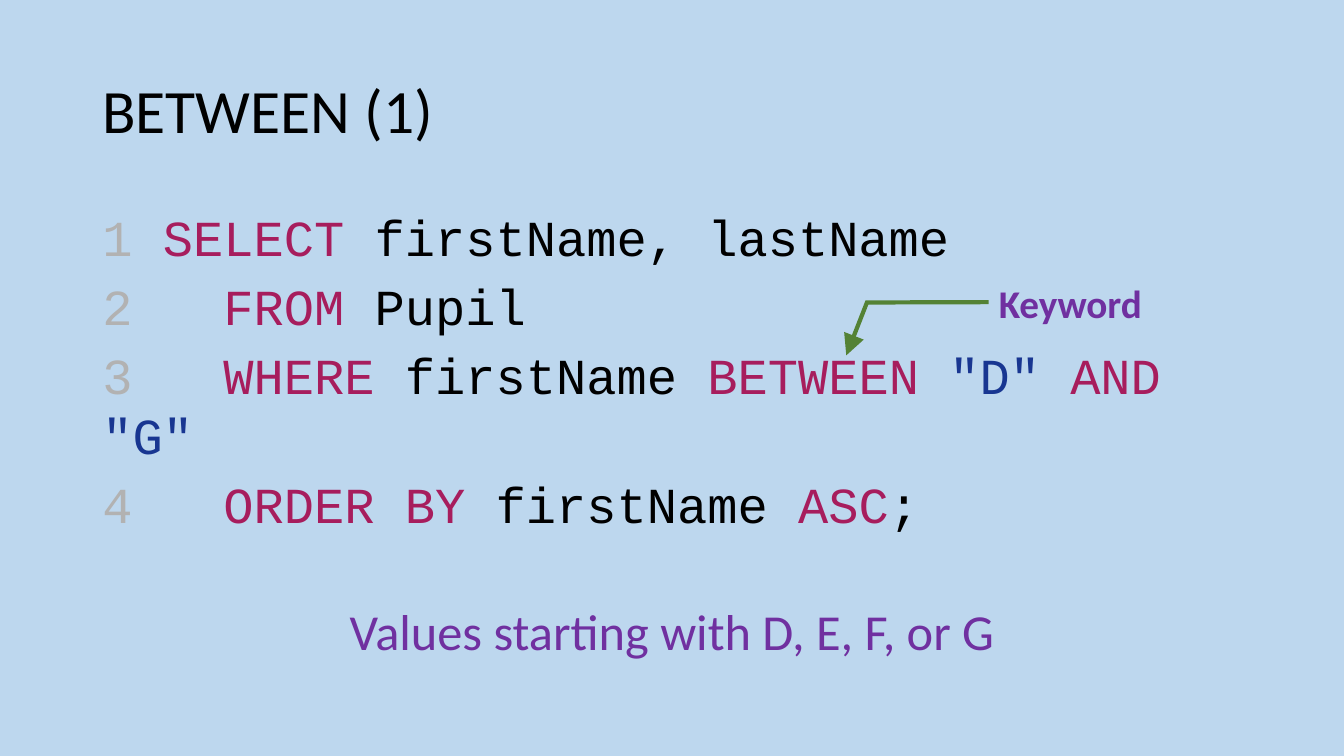
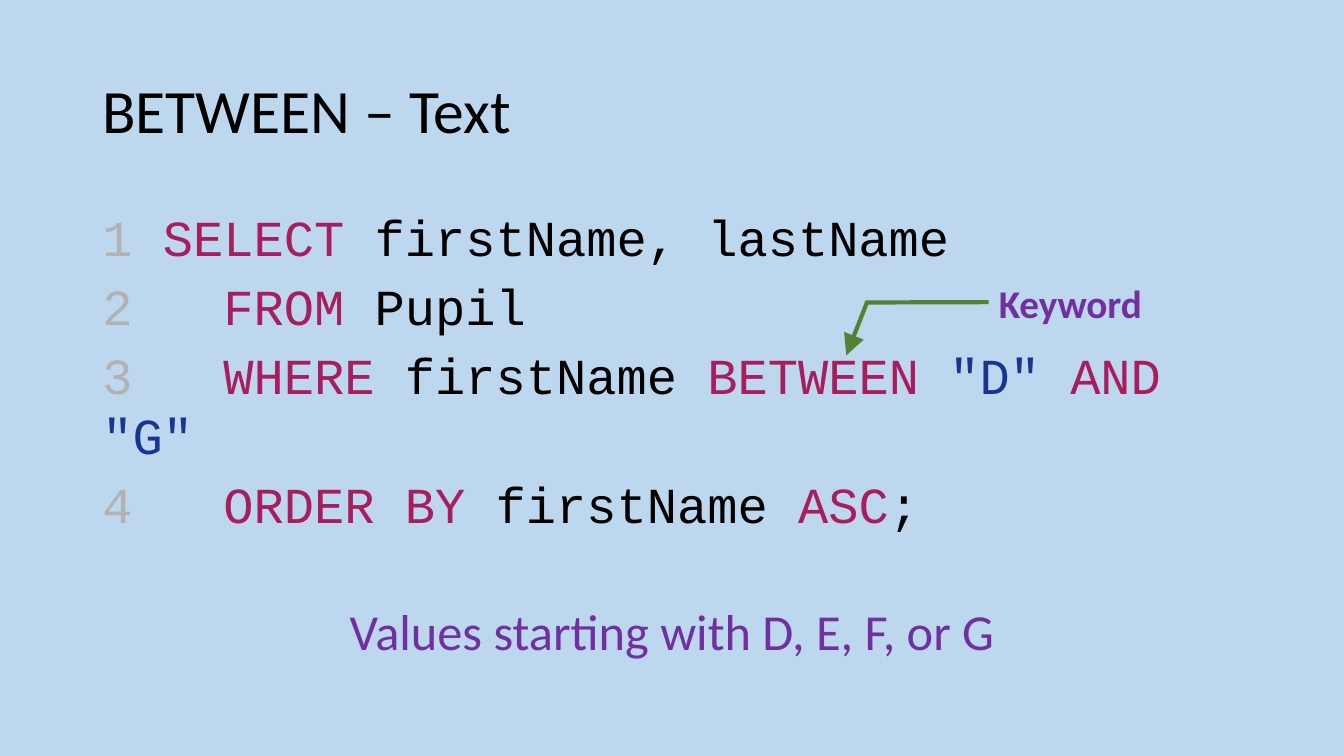
Before and after one commit to MrFriendCS/MrFriendCS.github.io, a slide deck: slide 13 of ah-cs/ddd/AH CS DDD Slides.pptx. Drawn at 1344x756 pixels with LibreOffice and Linux fonts; fonts in the diff are those of the drawing. Boxes give left, top, right and bottom in pixels: in the first picture for what was removed or moved away, otherwise in the second. Text is boxed around its words. In the diff, an @@ line names an element or a change of style, - is before the commit and + after.

```diff
--- a/ah-cs/ddd/AH CS DDD Slides.pptx
+++ b/ah-cs/ddd/AH CS DDD Slides.pptx
@@ title at <box>102,93,511,134</box>: text changed @@
-BETWEEN (1)
+BETWEEN – Text
```
Also in this commit, not shown: 3 other slides changed, 2 slides added, 1 other file.
